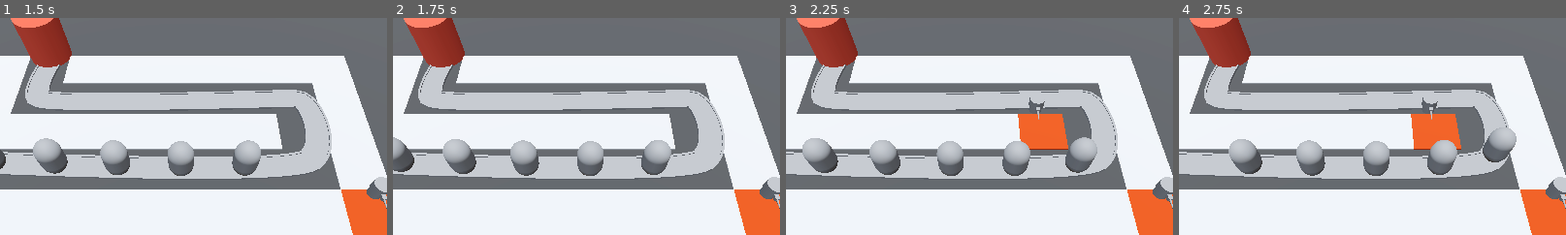
Above: before the commit, frames 1-4 (left to right).
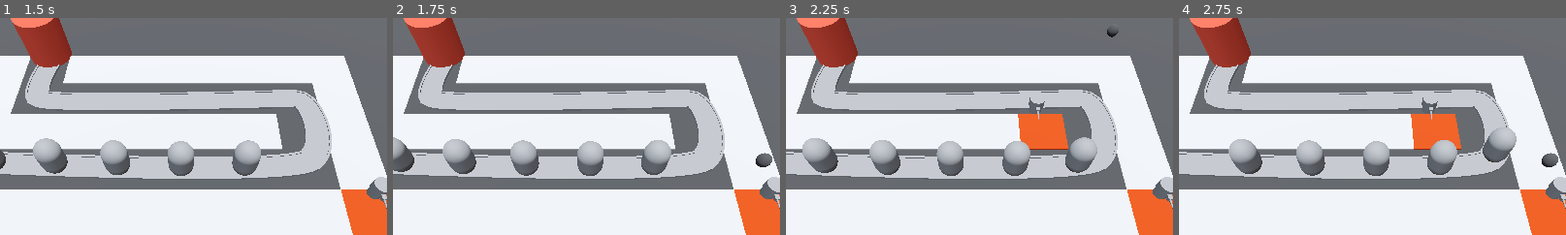
Above: after the commit, the same moments.

Repository: AlexanderMendivil/barbarian_blaster
Game: Godot game, scene res://BaseLevel.tscn
Two runs of this game, one before a commit and one after it. Both use one fixed random seed, a clock stepped at 60 frames per second and the inputs below.
Inputs (mouse positions are % of the whole screen's width and height, from its top left):
- Up to frame 1 (1.5 s): move the mouse to (72, 45) at 0.52 s; click (72, 45) at 0.6 s; move the mouse to (30, 55) at 1.27 s; click (30, 55) at 1.35 s
- Up to frame 2 (1.75 s): no input
- Up to frame 3 (2.25 s): move the mouse to (60, 28) at 2.02 s; click (60, 28) at 2.1 s
- Up to frame 4 (2.75 s): no input
The pictures show only the part of the screen within x 26-76%, y 2-52%; the shares and areas given below are measured in that part.

Frame 1 is identical in both runs. In frame 2, 0.2% of the frame differs, in the area x 93-98%, y 62-69%; in frame 3, less than 0.1%; in frame 4, 0.2%.

Commit message:
Timer and spawn bullets on the right place

Diff:
--- a/bullet/bullet.gd
+++ b/bullet/bullet.gd
@@ -11,3 +11,8 @@
 
 func _physics_process(delta):
 	position += (direction * speed) * delta
+
+
+
+func _on_timer_timeout():
+	queue_free()
--- a/bullet/bullet.tscn
+++ b/bullet/bullet.tscn
@@ -20,3 +20,10 @@
 
 [node name="CollisionShape3D" type="CollisionShape3D" parent="."]
 shape = SubResource("SphereShape3D_8nkqu")
+
+[node name="Timer" type="Timer" parent="."]
+wait_time = 2.0
+one_shot = true
+autostart = true
+
+[connection signal="timeout" from="Timer" to="." method="_on_timer_timeout"]
--- a/turret/turret.gd
+++ b/turret/turret.gd
@@ -1,15 +1,17 @@
 extends Node3D
 
-
+@onready var barrel: MeshInstance3D = $TurretBase/CannonBase/Barrel
 @export var projectile: PackedScene
-# Called when the node enters the scene tree for the first time.
 func _ready():
-	var bullet = projectile.instantiate()
-	bullet.position = position
-	add_child(bullet)
+	pass
 
 
 
-# Called every frame. 'delta' is the elapsed time since the previous frame.
 func _process(delta):
 	pass
+
+
+func _on_timer_timeout():
+	var bullet = projectile.instantiate()
+	add_child(bullet)
+	bullet.global_position = barrel.global_position
--- a/turret/turret.tscn
+++ b/turret/turret.tscn
@@ -35,6 +35,11 @@
 transform = Transform3D(1, 0, 0, 0, 1, 0, 0, 0, 1, 0, 0.2, 0.7)
 mesh = SubResource("BoxMesh_q0rim")
 
-[node name="MeshInstance3D" type="MeshInstance3D" parent="TurretBase/CannonBase"]
+[node name="Barrel" type="MeshInstance3D" parent="TurretBase/CannonBase"]
 transform = Transform3D(1, 0, 0, 0, -4.37114e-08, -1, 0, 1, -4.37114e-08, 0, 0, 0.5)
 mesh = SubResource("CylinderMesh_lc1m8")
+
+[node name="Timer" type="Timer" parent="."]
+autostart = true
+
+[connection signal="timeout" from="Timer" to="." method="_on_timer_timeout"]
Not shown: 4 places in MeshLibraries/SpaceLibrary.tres that only renumber resources
